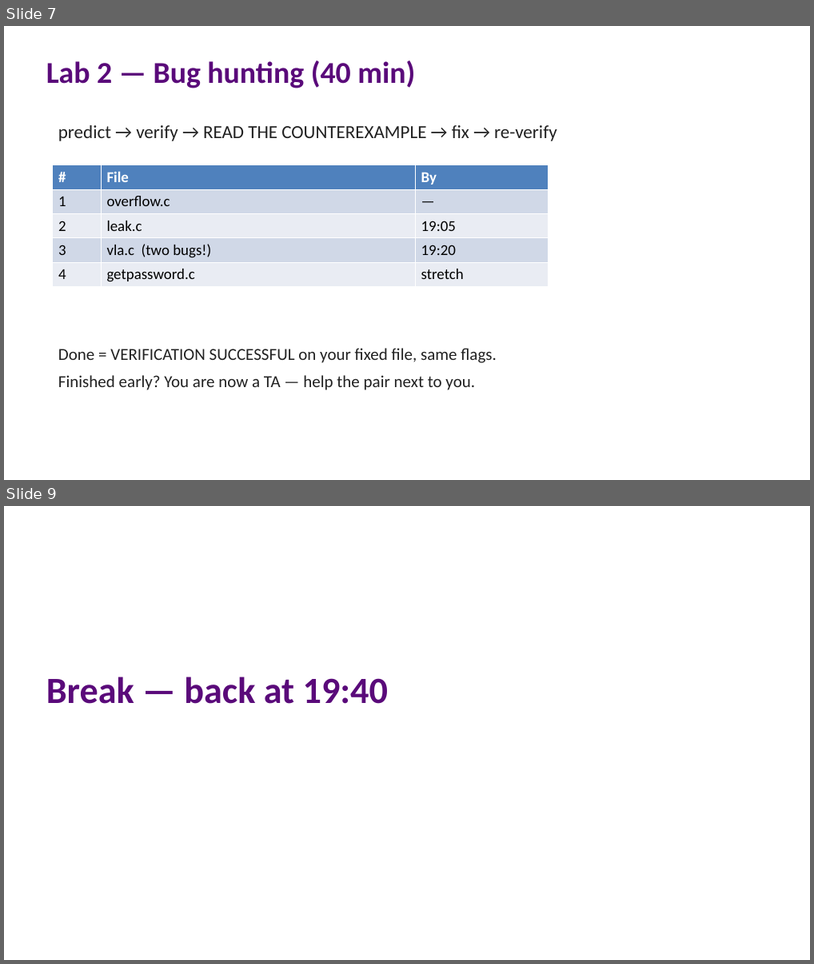
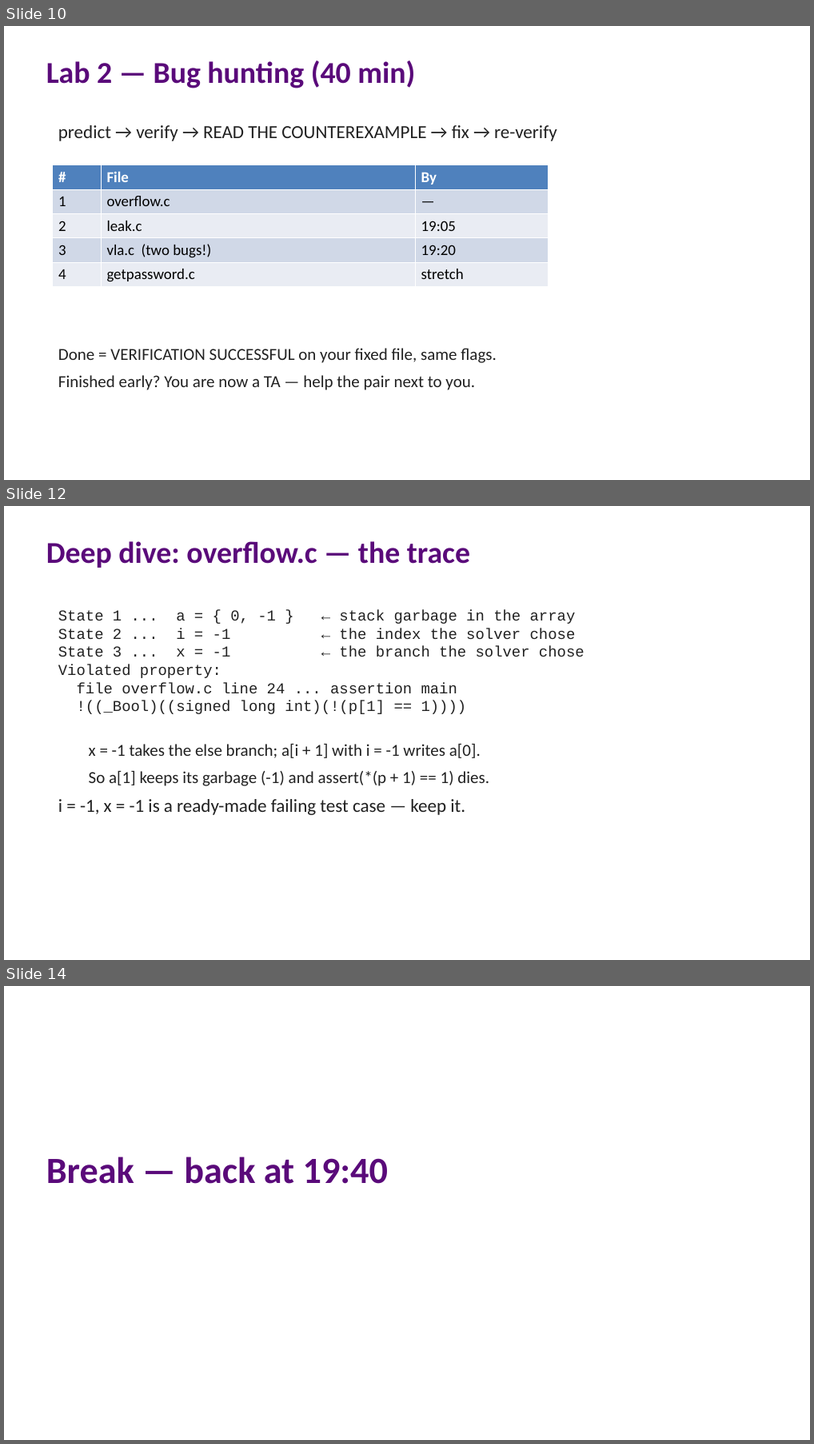
Before and after one commit to lucasccordeiro/unifei, a slide deck: slides/session2/01-session2-hands-on.pptx. Shown one above the other, each under a label of ours: slides 7 and 9 before the commit, slides 10, 12 and 14 after it; the slides between them are not shown. The pictures are 814x964 and 814x1444 pixels, drawn with LibreOffice and Linux fonts; fonts in the diff are those of the drawing. Boxes give left, top, right and bottom in pixels: in the first picture for what was removed or moved away, otherwise in the second. Text is boxed around its words. In the diff, an @@ line names an element or a change of style, - is before the commit and + after.

```diff
--- a/slides/session2/01-session2-hands-on.pptx
+++ b/slides/session2/01-session2-hands-on.pptx
@@ slide 12 added at [4,506,810,960], background #FFFFFF @@
@@ text added at [46,541,470,568], 36 pt, text #5A0A7A, bold @@
+Deep dive: overflow.c — the trace
@@ text added at [58,610,585,815], 18 pt, text #212121 @@
+State 1 ... a = { 0, -1 } ← stack garbage in the array
+State 2 ... i = -1 ← the index the solver chose
+State 3 ... x = -1 ← the branch the solver chose
+Violated property:
+file overflow.c line 24 ... assertion main
+!((_Bool)((signed long int)(!(p[1] == 1))))
+  x = -1 takes the else branch; a[i + 1] with i = -1 writes a[0].
+  So a[1] keeps its garbage (-1) and assert(*(p + 1) == 1) dies.
+i = -1, x = -1 is a ready-made failing test case — keep it.
@@ what was slide 7 is now slide 10 @@
@@ what was slide 9 is now slide 14 @@
```
Also in this commit, not shown: 1 slide changed, 4 other slides added, 12 other files.
